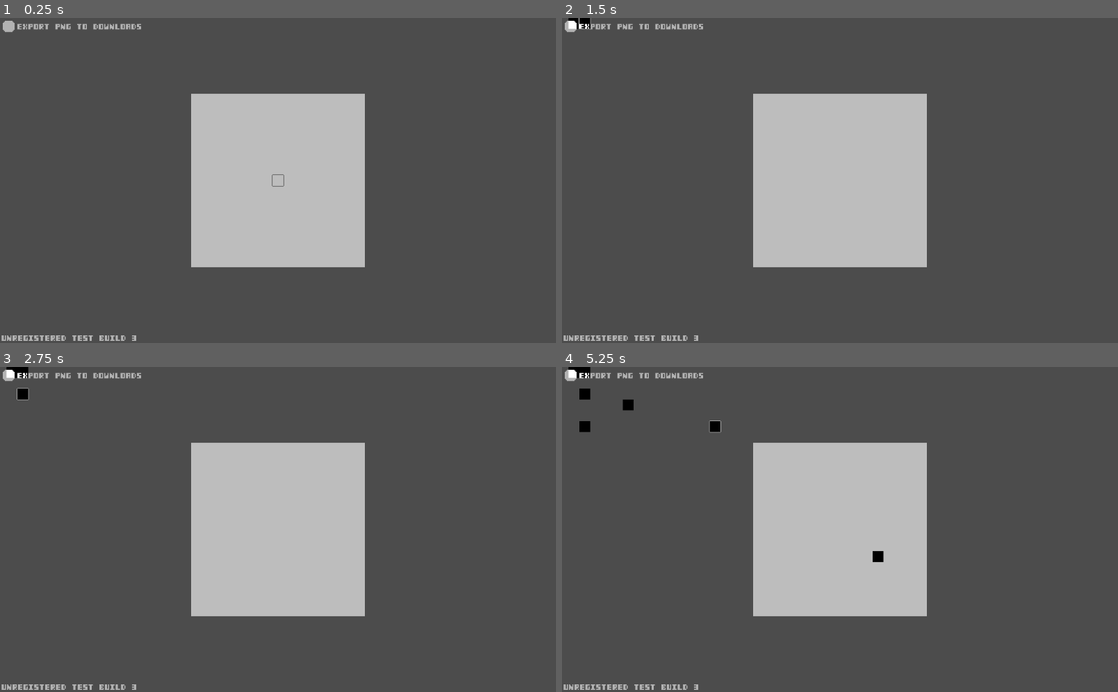
Above: before the commit, frames 1-4 (two rows, left to right).
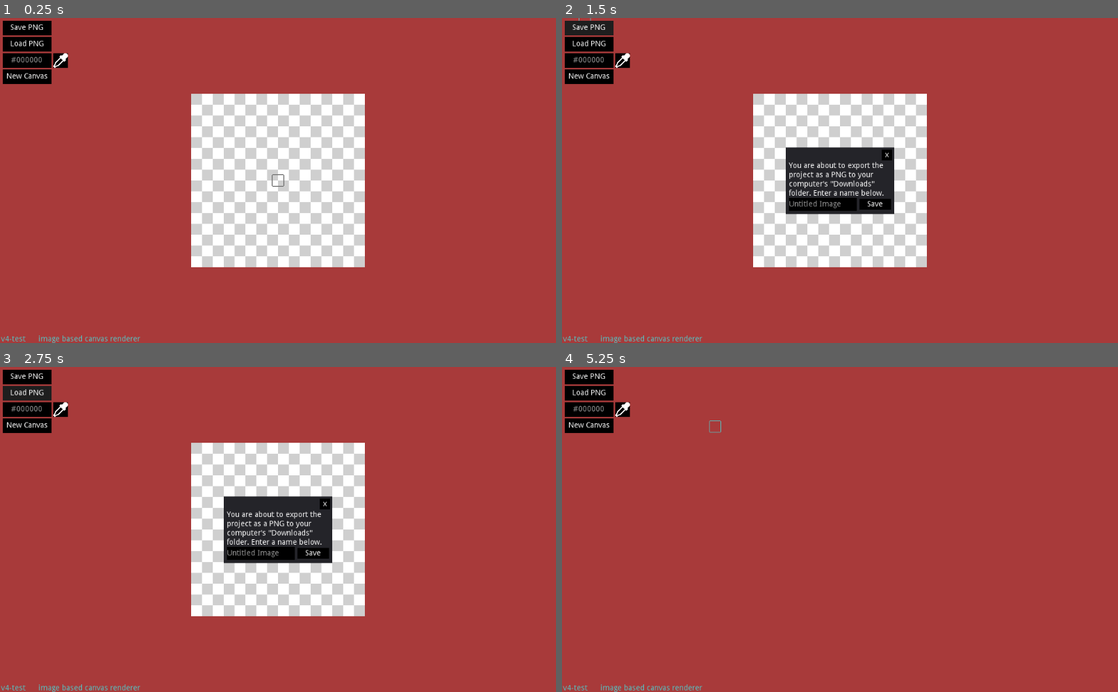
Above: after the commit, the same moments.

Repository: Vaight/Sprixel
Game: Godot game, scene res://scenes/Pixel Drawing Test.tscn
Two runs of this game, one before a commit and one after it. Both use one fixed random seed, a clock stepped at 60 frames per second and the inputs below.
Inputs (mouse positions are in pixels of both pictures, inside the frame that each line leads up to):
- Up to frame 1 (0.25 s): no input
- Up to frame 2 (1.5 s): click (573, 27) at 0.52 s; click (589, 27) at 1.25 s, where only the run after the commit has a clickable "Save PNG"
- Up to frame 3 (2.75 s): click (27, 393) at 2 s, where only the run after the commit has a clickable "Load PNG"
- Up to frame 4 (5.25 s): click (873, 552) at 2.75 s, where only the run after the commit has a clickable "Save"; click (623, 409) at 3.52 s; click (589, 425) at 4.25 s, where only the run after the commit has a clickable "New Canvas"; click (717, 425) at 5 s, where only the run after the commit has a clickable "Create"

The runs differ from the first frame. In frame 1, 92% of the frame differs, in the area x 0-100%, y 0-100%; in frame 2, 94%; in frame 3, 94%; in frame 4, 100%.

Commit message:
v4-test update
Optimized canvas system to use an image object instead of the draw() function.
read the update notes on the readme.

Diff:
--- /dev/null
+++ b/source/code/canvas editor/canvas_editor.gd
@@ -0,0 +1,90 @@
+extends Sprite
+
+var canvas_size:Vector2 = Vector2(16,16)
+var canvas_image = Image.new()
+var canvas_image_texture = ImageTexture.new()
+onready var cursor = $Cursor
+onready var background = $Background
+var is_mouse_over_ui = false
+onready var root = get_tree().get_current_scene()
+
+func _ready():
+	_bind_all_ui()
+	_create_canvas(canvas_size)
+	is_mouse_over_ui = false
+	yield(_wait(5), "completed")
+	print("WOOHOO")
+
+func _process(delta):
+	pass
+
+func _create_canvas(size:Vector2):
+	canvas_size = size
+	canvas_image.create(size.x, size.y, false, Image.FORMAT_RGBA8)
+	canvas_image.fill(Color(1,1,1,0))
+	canvas_image_texture.create_from_image(canvas_image,1)
+	texture = canvas_image_texture
+	background.region_rect = Rect2(0,0,size.x, size.y)
+
+func _update_canvas(pixel:Vector2, color:Color):
+	if pixel.x >= 0 && pixel.x <= canvas_size.x:
+		if pixel.y >= 0 && pixel.y <= canvas_size.y:
+			canvas_image.lock()
+			canvas_image.set_pixel(pixel.x, pixel.y, color)
+			canvas_image.unlock()
+			canvas_image_texture.create_from_image(canvas_image,1)
+			texture = canvas_image_texture
+		else:
+			print(str(pixel, " Is not a valid pixel on canvas ", canvas_size))
+	else:
+		print(str(pixel, " Is not a valid pixel on canvas ", canvas_size))
+
+func _save_canvas_in_downloads(name:String):
+	canvas_image.save_png(OS.get_system_dir(OS.SYSTEM_DIR_DOWNLOADS) + "/" + name + ".png")
+
+func _wait(seconds:float): # yield(_wait(5), "completed")
+	var timer = get_tree().create_timer(seconds)
+	yield(timer, "timeout")
+	return
+
+func _input(event):
+	if event is InputEventMouseButton:
+		if event.button_index == BUTTON_LEFT and event.pressed:
+			if not is_mouse_over_ui:
+				var coords = get_global_mouse_position()
+				coords = Vector2(floor(coords.x)+(canvas_size.x/2), floor(coords.y)+(canvas_size.y/2))
+				_update_canvas(coords, Color(root.get_node("CanvasLayer/Color").text))
+	if event is InputEventMouseMotion:
+		cursor.position = Vector2(floor(get_global_mouse_position().x)+0.5, floor(get_global_mouse_position().y)+0.5)
+
+func _get_descendants(in_node,arr:=[]):
+	arr.push_back(in_node)
+	for child in in_node.get_children():
+		arr = _get_descendants(child,arr)
+	return arr
+
+func _bind_all_ui():
+	var ui_layer = root.get_node("CanvasLayer")
+	for i in _get_descendants(ui_layer):
+		i.connect("mouse_entered", self, "_mouse_enter_ui_object")
+		i.connect("mouse_exited", self, "_mouse_exit_ui_object")
+		if i.name == "ExportImage":
+			i.connect("pressed", self, "_open_downloads_gui")
+
+func _mouse_enter_ui_object():
+	is_mouse_over_ui = true
+func _mouse_exit_ui_object():
+	is_mouse_over_ui = false
+func _open_downloads_gui():
+	root.get_node("CanvasLayer/Download").visible = true
+
+func _on_Confirm_pressed(): # confirming the save of a file to downloads
+	if root.get_node("CanvasLayer/Download/Confirm/NameEdit").text:
+		_save_canvas_in_downloads(root.get_node("CanvasLayer/Download/Confirm/NameEdit").text)
+	else:
+		_save_canvas_in_downloads("Untitled Image")
+	root.get_node("CanvasLayer/Download").visible = false
+
+
+func _on_NewCanvasPopup_create_new_canvas(size):
+	_create_canvas(size)
--- a/source/code/pixel_drawing_test.gd
+++ b/source/code/pixel_drawing_test.gd
@@ -46,6 +46,9 @@
 		print(stored_pixels[_i])
 	img.unlock()
 	img.save_png(OS.get_system_dir(OS.SYSTEM_DIR_DOWNLOADS) + name)
+	var imgtx = ImageTexture.new()
+	imgtx.create_from_image(img, 1)
+	$Display.texture = imgtx
 
 
 func _on_Button_pressed():
--- /dev/null
+++ b/source/code/ui/download_ui_controller.gd
@@ -0,0 +1,13 @@
+extends Control
+
+func _ready():
+	pass # Replace with function body.
+
+
+# Called every frame. 'delta' is the elapsed time since the previous frame.
+#func _process(delta):
+#	pass
+
+
+func _on_Close_pressed():
+	visible = false
--- /dev/null
+++ b/source/code/ui/new_canvas_controller.gd
@@ -0,0 +1,19 @@
+extends Control
+
+onready var canvas = get_tree().get_current_scene().get_node("Canvas")
+var canvas_script = load("res://code/canvas editor/canvas_editor.gd")
+
+signal create_new_canvas(size)
+
+func _ready():
+	pass
+
+func _on_Confirm_pressed():
+	var size = Vector2($Confirm/XPixels.text.to_int(), $Confirm/YPixels.text.to_int())
+	emit_signal("create_new_canvas", size)
+	visible = false
+
+func _on_Close_pressed():
+	visible = false
+func _on_NewCanvas_pressed():
+	visible = true
--- a/source/project.godot
+++ b/source/project.godot
@@ -29,4 +29,5 @@
 
 [rendering]
 
+environment/default_clear_color=Color( 0.662745, 0.231373, 0.231373, 1 )
 environment/default_environment="res://default_env.tres"
--- a/source/scenes/Pixel Drawing Test.tscn
+++ b/source/scenes/Pixel Drawing Test.tscn
@@ -1,67 +1,193 @@
-[gd_scene load_steps=11 format=2]
+[gd_scene load_steps=12 format=2]
 
-[ext_resource path="res://code/pixel_drawing_test.gd" type="Script" id=1]
+[ext_resource path="res://code/canvas editor/canvas_editor.gd" type="Script" id=1]
 [ext_resource path="res://code/camera_controller.gd" type="Script" id=2]
-[ext_resource path="res://sprites/selector.png" type="Texture" id=3]
-[ext_resource path="res://themes/ui_buttons.tres" type="Theme" id=4]
-[ext_resource path="res://sprites/fonts/pixy.tres" type="DynamicFont" id=5]
+[ext_resource path="res://sprites/canvas/selector.png" type="Texture" id=3]
+[ext_resource path="res://sprites/canvas/background.png" type="Texture" id=4]
+[ext_resource path="res://sprites/ui/eye_dropper.png" type="Texture" id=5]
 [ext_resource path="res://Shaders/invert.tres" type="Shader" id=6]
+[ext_resource path="res://code/ui/download_ui_controller.gd" type="Script" id=7]
+[ext_resource path="res://code/ui/new_canvas_controller.gd" type="Script" id=8]
+[ext_resource path="res://themes/Development/development_theme.tres" type="Theme" id=9]
 
 [sub_resource type="ShaderMaterial" id=2]
-shader = ExtResource( 6 )
-
-[sub_resource type="ShaderMaterial" id=6]
-shader = ExtResource( 6 )
-
-[sub_resource type="ShaderMaterial" id=5]
 shader = ExtResource( 6 )
 
 [sub_resource type="ShaderMaterial" id=4]
 shader = ExtResource( 6 )
 
 [node name="Pixel Drawing Test" type="Node2D"]
+
+[node name="Canvas" type="Sprite" parent="."]
+z_index = 1
+z_as_relative = false
 script = ExtResource( 1 )
+
+[node name="Cursor" type="Sprite" parent="Canvas"]
+material = SubResource( 2 )
+scale = Vector2( 0.07, 0.07 )
+z_index = 2
+z_as_relative = false
+texture = ExtResource( 3 )
+
+[node name="Background" type="Sprite" parent="Canvas"]
+z_index = -1
+z_as_relative = false
+texture = ExtResource( 4 )
+region_enabled = true
 
 [node name="Camera" type="Camera2D" parent="."]
 current = true
 zoom = Vector2( 0.05, 0.05 )
 script = ExtResource( 2 )
 
-[node name="Sprite" type="Sprite" parent="."]
-material = SubResource( 2 )
-scale = Vector2( 0.07, 0.07 )
-texture = ExtResource( 3 )
-
 [node name="CanvasLayer" type="CanvasLayer" parent="."]
 
-[node name="TEXT" type="Label" parent="CanvasLayer"]
-material = SubResource( 6 )
-margin_left = 14.0
-margin_top = 7.0
-margin_right = 281.0
-margin_bottom = 27.0
-custom_fonts/font = ExtResource( 5 )
-text = "export PNG to downloads"
-align = 1
-valign = 1
+[node name="Edition" type="Label" parent="CanvasLayer"]
+material = SubResource( 4 )
+anchor_top = 1.0
+anchor_bottom = 1.0
+margin_left = 2.0
+margin_top = -14.0
+margin_right = 258.0
+text = "v4-test      image based canvas renderer"
 
-[node name="Button" type="Button" parent="CanvasLayer"]
-material = SubResource( 5 )
+[node name="ExportImage" type="Button" parent="CanvasLayer"]
 margin_left = 5.0
 margin_top = 5.0
-margin_right = 27.0
-margin_bottom = 26.0
-theme = ExtResource( 4 )
-custom_fonts/font = ExtResource( 5 )
+margin_right = 95.0
+margin_bottom = 32.0
+rect_pivot_offset = Vector2( -206, 36 )
+theme = ExtResource( 9 )
+text = "Save PNG"
 
-[node name="Label" type="Label" parent="CanvasLayer"]
-material = SubResource( 4 )
-margin_left = 3.0
-margin_top = 586.0
-margin_right = 83.0
-margin_bottom = 600.0
-custom_colors/font_color = Color( 1, 1, 1, 0.427451 )
-custom_fonts/font = ExtResource( 5 )
-text = "unregistered test build 3"
+[node name="NewCanvas" type="Button" parent="CanvasLayer"]
+margin_left = 5.0
+margin_top = 95.0
+margin_right = 95.0
+margin_bottom = 122.0
+rect_pivot_offset = Vector2( -206, 36 )
+theme = ExtResource( 9 )
+text = "New Canvas"
 
-[connection signal="pressed" from="CanvasLayer/Button" to="." method="_on_Button_pressed"]
+[node name="LoadImage" type="Button" parent="CanvasLayer"]
+margin_left = 5.0
+margin_top = 35.0
+margin_right = 95.0
+margin_bottom = 62.0
+theme = ExtResource( 9 )
+text = "Load PNG"
+
+[node name="Download" type="Panel" parent="CanvasLayer"]
+visible = false
+anchor_left = 0.5
+anchor_top = 0.5
+anchor_right = 0.5
+anchor_bottom = 0.5
+margin_left = -100.0
+margin_top = -61.5
+margin_right = 100.0
+margin_bottom = 61.5
+theme = ExtResource( 9 )
+script = ExtResource( 7 )
+
+[node name="Confirm" type="Button" parent="CanvasLayer/Download"]
+margin_left = 136.0
+margin_top = 95.0
+margin_right = 194.0
+margin_bottom = 115.0
+theme = ExtResource( 9 )
+text = "Save"
+
+[node name="NameEdit" type="LineEdit" parent="CanvasLayer/Download/Confirm"]
+margin_left = -130.0
+margin_top = -2.0
+margin_right = -5.0
+margin_bottom = 22.0
+theme = ExtResource( 9 )
+placeholder_text = "Untitled Image"
+
+[node name="Close" type="Button" parent="CanvasLayer/Download"]
+margin_left = 177.0
+margin_top = 4.0
+margin_right = 196.0
+margin_bottom = 24.0
+theme = ExtResource( 9 )
+text = "x"
+
+[node name="Label" type="Label" parent="CanvasLayer/Download"]
+margin_left = 6.0
+margin_top = 27.0
+margin_right = 196.0
+margin_bottom = 92.0
+theme = ExtResource( 9 )
+text = "You are about to export the project as a PNG to your computer's \"Downloads\" folder. Enter a name below."
+autowrap = true
+
+[node name="NewCanvasPopup" type="Panel" parent="CanvasLayer"]
+visible = false
+margin_left = 97.0
+margin_top = 95.0
+margin_right = 315.0
+margin_bottom = 122.0
+theme = ExtResource( 9 )
+script = ExtResource( 8 )
+
+[node name="Confirm" type="Button" parent="CanvasLayer/NewCanvasPopup"]
+margin_left = 157.0
+margin_top = 3.0
+margin_right = 215.0
+margin_bottom = 24.0
+theme = ExtResource( 9 )
+text = "Create"
+
+[node name="XPixels" type="LineEdit" parent="CanvasLayer/NewCanvasPopup/Confirm"]
+margin_left = -131.0
+margin_top = -2.0
+margin_right = -68.0
+margin_bottom = 23.0
+rect_pivot_offset = Vector2( 15, 13 )
+theme = ExtResource( 9 )
+align = 1
+placeholder_text = "X Size"
+
+[node name="YPixels" type="LineEdit" parent="CanvasLayer/NewCanvasPopup/Confirm"]
+margin_left = -67.0
+margin_top = -2.0
+margin_right = -4.0
+margin_bottom = 23.0
+rect_pivot_offset = Vector2( 15, 13 )
+theme = ExtResource( 9 )
+align = 1
+placeholder_text = "Y Size"
+
+[node name="Close" type="Button" parent="CanvasLayer/NewCanvasPopup"]
+margin_left = 4.0
+margin_top = 3.0
+margin_right = 23.0
+margin_bottom = 24.0
+theme = ExtResource( 9 )
+text = "x"
+
+[node name="Color" type="LineEdit" parent="CanvasLayer"]
+margin_left = 5.0
+margin_top = 65.0
+margin_right = 95.0
+margin_bottom = 92.0
+theme = ExtResource( 9 )
+align = 1
+placeholder_text = "#000000"
+
+[node name="Eyedrop" type="Button" parent="CanvasLayer/Color"]
+margin_left = 93.0
+margin_right = 120.0
+margin_bottom = 27.0
+icon = ExtResource( 5 )
+expand_icon = true
+
+[connection signal="pressed" from="CanvasLayer/NewCanvas" to="CanvasLayer/NewCanvasPopup" method="_on_NewCanvas_pressed"]
+[connection signal="pressed" from="CanvasLayer/Download/Confirm" to="Canvas" method="_on_Confirm_pressed"]
+[connection signal="pressed" from="CanvasLayer/Download/Close" to="CanvasLayer/Download" method="_on_Close_pressed"]
+[connection signal="create_new_canvas" from="CanvasLayer/NewCanvasPopup" to="Canvas" method="_on_NewCanvasPopup_create_new_canvas"]
+[connection signal="pressed" from="CanvasLayer/NewCanvasPopup/Confirm" to="CanvasLayer/NewCanvasPopup" method="_on_Confirm_pressed"]
+[connection signal="pressed" from="CanvasLayer/NewCanvasPopup/Close" to="CanvasLayer/NewCanvasPopup" method="_on_Close_pressed"]
--- /dev/null
+++ b/source/themes/Development/development_theme.tres
@@ -0,0 +1,47 @@
+[gd_resource type="Theme" load_steps=9 format=2]
+
+[sub_resource type="StyleBoxFlat" id=1]
+bg_color = Color( 1, 0, 0, 1 )
+
+[sub_resource type="StyleBoxFlat" id=2]
+bg_color = Color( 0.121569, 0.121569, 0.121569, 1 )
+
+[sub_resource type="StyleBoxFlat" id=3]
+bg_color = Color( 0.466667, 0.466667, 0.466667, 1 )
+
+[sub_resource type="StyleBoxFlat" id=4]
+bg_color = Color( 0, 0, 0, 1 )
+
+[sub_resource type="StyleBoxFlat" id=5]
+bg_color = Color( 1, 1, 1, 1 )
+
+[sub_resource type="StyleBoxFlat" id=6]
+bg_color = Color( 0.113725, 0.113725, 0.113725, 1 )
+
+[sub_resource type="StyleBoxFlat" id=7]
+bg_color = Color( 0, 0, 0, 1 )
+
+[sub_resource type="StyleBoxFlat" id=8]
+bg_color = Color( 1, 0, 0, 1 )
+
+[resource]
+Button/colors/font_color = Color( 1, 1, 1, 1 )
+Button/colors/font_color_disabled = Color( 0, 0, 0, 1 )
+Button/colors/font_color_focus = Color( 1, 1, 1, 1 )
+Button/colors/font_color_hover = Color( 1, 1, 1, 1 )
+Button/colors/font_color_pressed = Color( 0, 0, 0, 1 )
+Button/styles/disabled = SubResource( 1 )
+Button/styles/focus = SubResource( 2 )
+Button/styles/hover = SubResource( 3 )
+Button/styles/normal = SubResource( 4 )
+Button/styles/pressed = SubResource( 5 )
+LineEdit/colors/clear_button_color = Color( 1, 1, 1, 1 )
+LineEdit/colors/clear_button_color_pressed = Color( 0, 0, 0, 1 )
+LineEdit/colors/cursor_color = Color( 1, 1, 1, 1 )
+LineEdit/colors/font_color = Color( 1, 1, 1, 1 )
+LineEdit/colors/font_color_selected = Color( 0, 0, 0, 1 )
+LineEdit/colors/font_color_uneditable = Color( 0, 0, 0, 1 )
+LineEdit/colors/selection_color = Color( 0.490196, 0.490196, 0.490196, 1 )
+LineEdit/styles/focus = SubResource( 6 )
+LineEdit/styles/normal = SubResource( 7 )
+LineEdit/styles/read_only = SubResource( 8 )
--- a/source/themes/ui_buttons.tres
+++ b/source/themes/ui_buttons.tres
@@ -11,6 +11,12 @@
 bg_color = Color( 1, 0, 0, 0 )
 
 [resource]
+Button/colors/font_color = Color( 0.690196, 0.423529, 0.8, 1 )
+Button/colors/font_color_disabled = Color( 0.690196, 0.423529, 0.8, 1 )
+Button/colors/font_color_focus = Color( 0.690196, 0.423529, 0.8, 1 )
+Button/colors/font_color_hover = Color( 0, 0, 0, 1 )
+Button/colors/font_color_pressed = Color( 0.690196, 0.423529, 0.8, 1 )
+Button/fonts/font = ExtResource( 3 )
 Button/styles/disabled = ExtResource( 1 )
 Button/styles/focus = ExtResource( 1 )
 Button/styles/hover = ExtResource( 1 )
Not shown, changed: source/export_presets.cfg
Binary file added: source/sprites/canvas/background.png
Not shown, added: source/sprites/canvas/background.png.import
Renamed: source/sprites/selector.png -> source/sprites/canvas/selector.png
Not shown, added: source/sprites/canvas/selector.png.import
Not shown, removed: source/sprites/selector.png.import
Binary file added: source/sprites/ui/eye_dropper.png
Not shown, added: source/sprites/ui/eye_dropper.png.import
Not shown, added: test builds/v4-test/v4-test.exe
Not shown, added: test builds/v4-test/v4-test.pck
